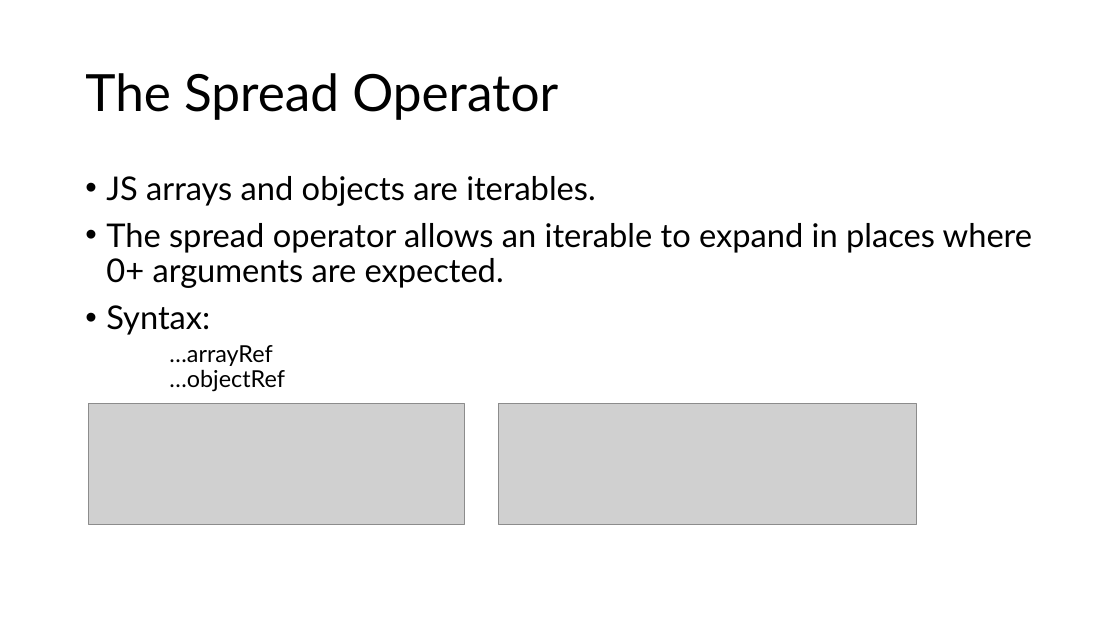
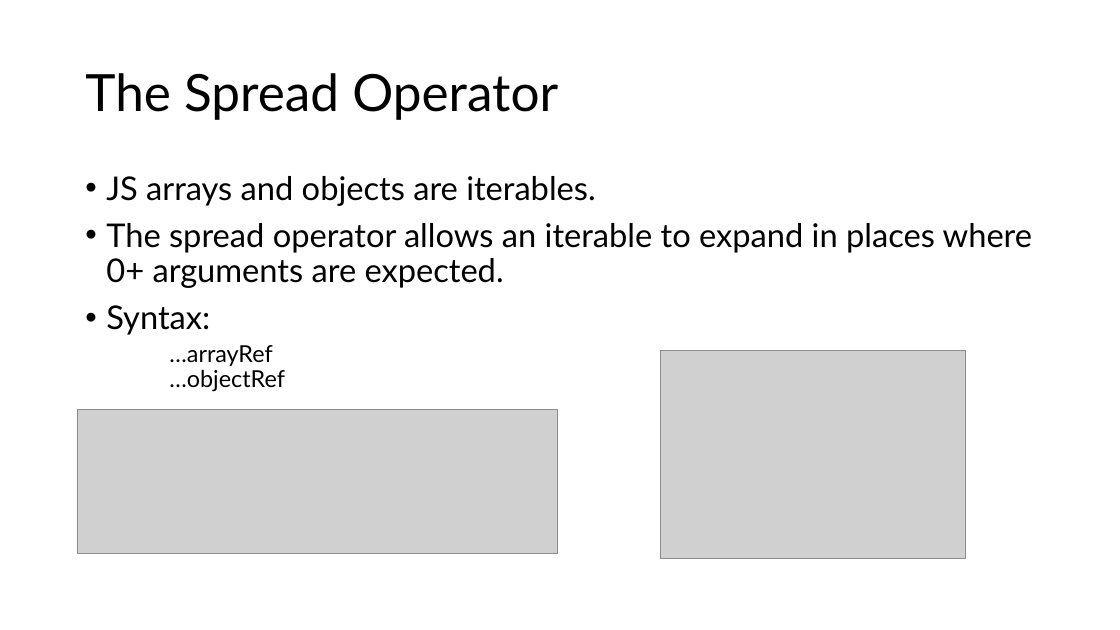
Before and after one commit to diarmuidoconnor/ewd-module-2025, a slide deck: slide 4 of topic06/talk-1/Typescript(Javascript) top-up.pptx. Drawn at 1120x630 pixels with LibreOffice and Linux fonts; fonts in the diff are those of the drawing; grey boxes stand for pictures. Boxes give left, top, right and bottom in pixels: in the first picture for what was removed or moved away, otherwise in the second. Text is boxed around its words. In the diff, an @@ line names an element or a change of style, - is before the commit and + after.

```diff
--- a/topic06/talk-1/Typescript(Javascript) top-up.pptx
+++ b/topic06/talk-1/Typescript(Javascript) top-up.pptx
@@ picture added at [660,350,965,559] @@
@@ picture: place and size @@
-picture at [89,403,465,525]
+picture at [77,410,558,554]
@@ picture removed at [499,403,917,525] @@
```
Also in this commit, not shown: 2 other files.
